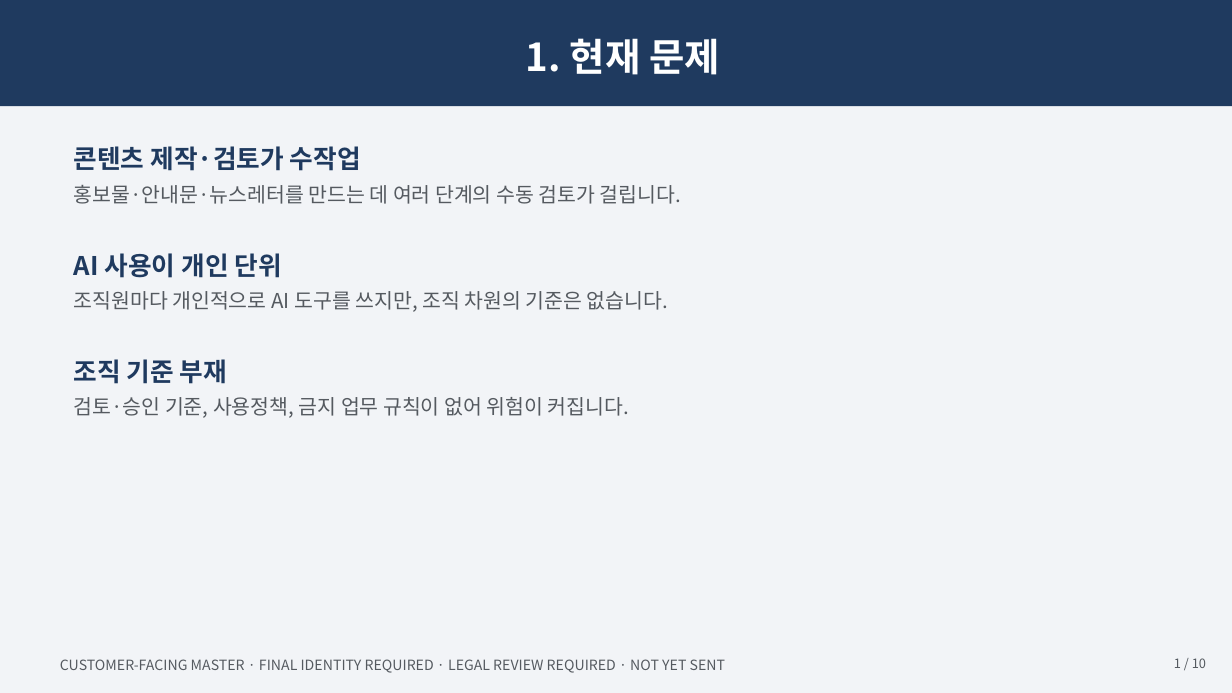
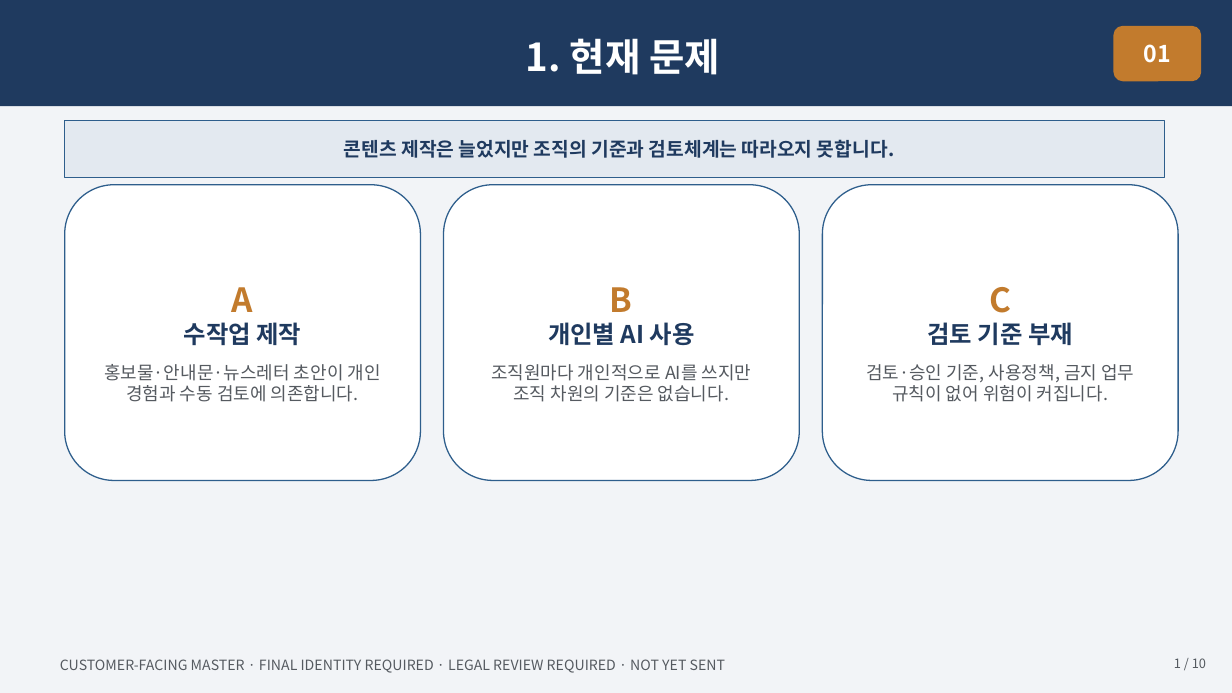
Before and after one commit to skerishKang/ai-revenue-lab, a slide deck: slide 1 of docs/commercial/business-35-ai-media-education-dx/customer-package/Business35_Master_Proposal_10p.pptx. Drawn at 1232x693 pixels with LibreOffice and Linux fonts; fonts in the diff are those of the drawing. Boxes give left, top, right and bottom in pixels: in the first picture for what was removed or moved away, otherwise in the second. Text is boxed around its words. In the diff, an @@ line names an element or a change of style, - is before the commit and + after.

```diff
--- a/docs/commercial/business-35-ai-media-education-dx/customer-package/Business35_Master_Proposal_10p.pptx
+++ b/docs/commercial/business-35-ai-media-education-dx/customer-package/Business35_Master_Proposal_10p.pptx
@@ rounded rectangle added at (1114,26,1202,81), fill #C27B2D, 18 pt, text #FFFFFF, bold @@
+01
@@ rectangle added at (65,120,1165,177), fill #E3E9F0, outline #2E5E8C 0.75 pt, 15 pt, text #1F3A5F, bold @@
+콘텐츠 제작은 늘었지만 조직의 기준과 검토체계는 따라오지 못합니다.
@@ text removed at (74,146,681,418) @@
-콘텐츠 제작·검토가 수작업
-홍보물·안내문·뉴스레터를 만드는 데 여러 단계의 수동 검토가 걸립니다.
-AI 사용이 개인 단위
-조직원마다 개인적으로 AI 도구를 쓰지만, 조직 차원의 기준은 없습니다.
-조직 기준 부재
-검토·승인 기준, 사용정책, 금지 업무 규칙이 없어 위험이 커집니다.
@@ rounded rectangle added at (65,185,421,481), fill #FFFFFF, outline #2E5E8C 1 pt, 14 pt, text #555A60 @@
+A
+수작업 제작
+홍보물·안내문·뉴스레터 초안이 개인 경험과 수동 검토에 의존합니다.
@@ rounded rectangle added at (444,185,799,481), fill #FFFFFF, outline #2E5E8C 1 pt, 14 pt, text #555A60 @@
+B
+개인별 AI 사용
+조직원마다 개인적으로 AI를 쓰지만 조직 차원의 기준은 없습니다.
@@ rounded rectangle added at (823,185,1178,481), fill #FFFFFF, outline #2E5E8C 1 pt, 14 pt, text #555A60 @@
+C
+검토 기준 부재
+검토·승인 기준, 사용정책, 금지 업무 규칙이 없어 위험이 커집니다.
```
Also in this commit, not shown: 9 other slides changed, 19 other files.
